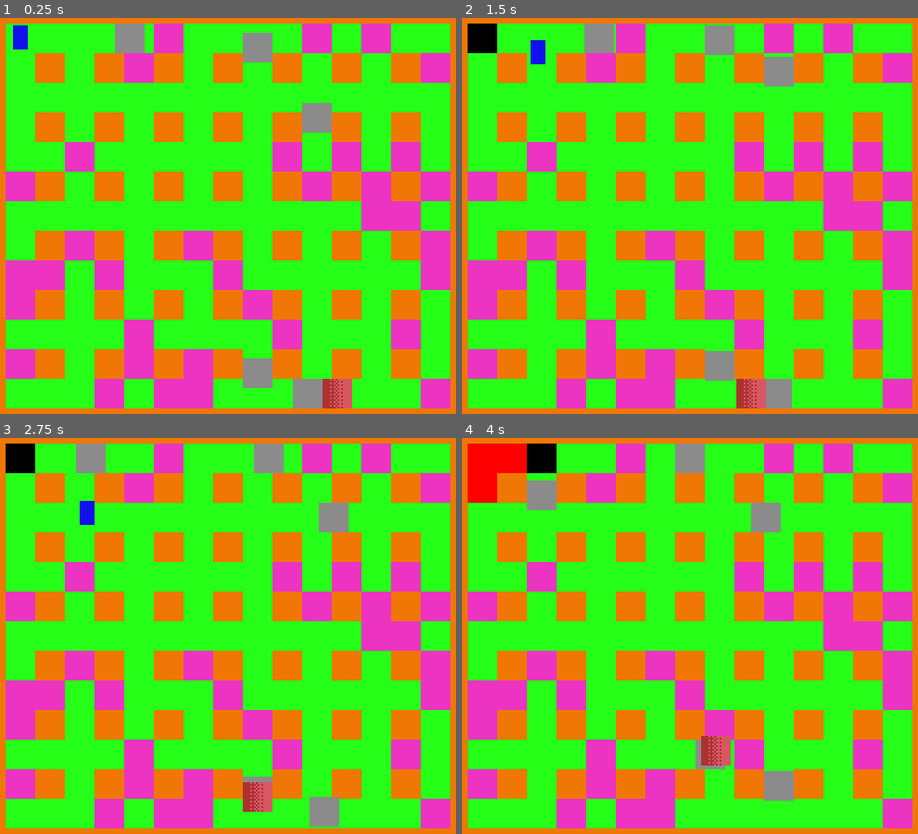
Above: before the commit, frames 1-4 (two rows, left to right).
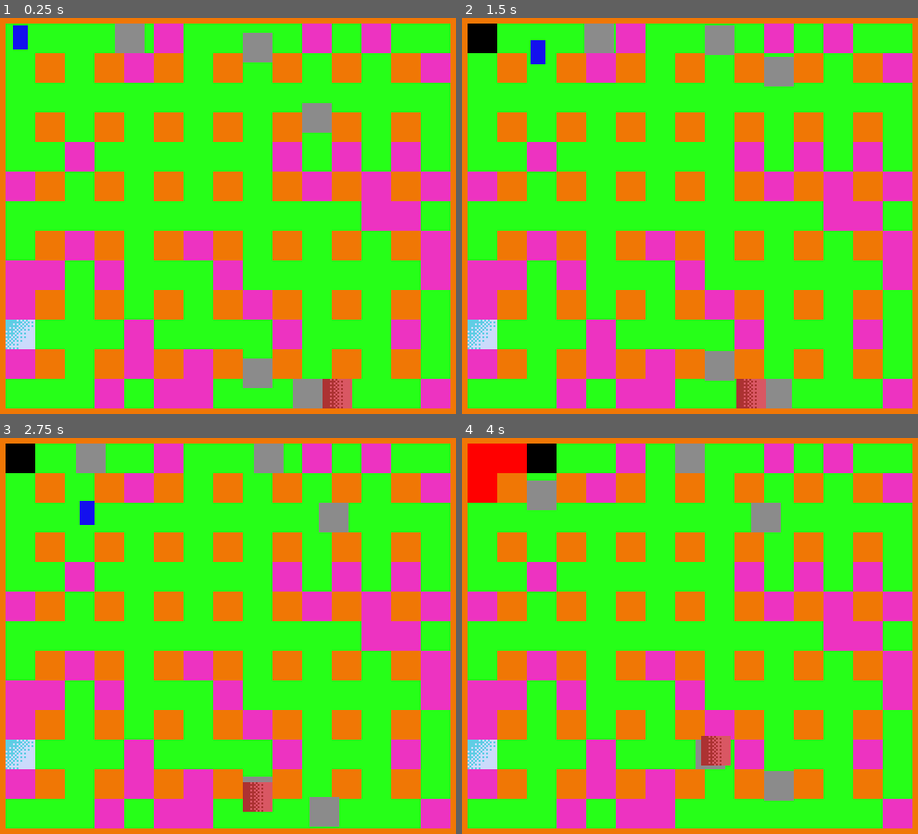
Above: after the commit, the same moments.

Repository: adrianofelix019/bomberman-clone
Game: Godot game, scene res://scenes/main_game.tscn
Same seed, same stepped clock (60 frames per second), same inputs: the game is played once before the commit and once after it.
Inputs:
- Up to frame 1 (0.25 s): no input
- Up to frame 2 (1.5 s): hold Right (ui_right) 0.53-1.28 s; hold K (place_bomb) 0.53-1.28 s; hold Down (ui_down) from 1.28 s (still down); tap K (place_bomb) at 1.35 s
- Up to frame 3 (2.75 s): release Down (ui_down) at 2.03 s; hold Right (ui_right) from 2.03 s (still down); hold K (place_bomb) from 2.03 s (still down)
- Up to frame 4 (4 s): release Right (ui_right) at 2.78 s; release K (place_bomb) at 2.78 s; hold Up (ui_up) 2.78-3.53 s; tap K (place_bomb) at 2.85 s; hold Left (ui_left) from 3.53 s (still down); hold K (place_bomb) from 3.53 s (still down)

The runs differ from the first frame. In frame 1, 0.5% of the frame differs, in the area x 1-8%, y 76-84%; in frame 2, 0.5%; in frame 3, 0.5%; in frame 4, 0.5%.

Commit message:
initial implementation of smart enemy

Diff:
--- /dev/null
+++ b/scenes/smart_enemy.tscn
@@ -0,0 +1,18 @@
+[gd_scene format=3 uid="uid://2cvna8xp2rhu"]
+
+[ext_resource type="Script" uid="uid://xtwje0vswj7k" path="res://scripts/smart_enemy.gd" id="1_8hkkv"]
+[ext_resource type="Texture2D" uid="uid://dkvd3kvgqka52" path="res://assets/temp/smart-enemy.png" id="2_gpm15"]
+
+[sub_resource type="RectangleShape2D" id="RectangleShape2D_ec6vt"]
+size = Vector2(14, 14)
+
+[node name="SmartEnemy" type="CharacterBody2D" unique_id=1574171582]
+collision_layer = 4
+collision_mask = 9
+script = ExtResource("1_8hkkv")
+
+[node name="Sprite2D" type="Sprite2D" parent="." unique_id=1080115286]
+texture = ExtResource("2_gpm15")
+
+[node name="CollisionShape2D" type="CollisionShape2D" parent="." unique_id=804125080]
+shape = SubResource("RectangleShape2D_ec6vt")
--- a/scripts/explosion.gd
+++ b/scripts/explosion.gd
@@ -3,36 +3,19 @@
 
 const RANGE := 2
 const EXPLOSION_SCENE = preload("res://scenes/explosion.tscn")
+const BREAKABLE_SOURCE_ID = 3
 
 @onready var tile_map: GameMap = $"../TileMapLayer"
 
 
 func expand() -> void:
 	var origin = tile_map.local_to_map(position)
-	var directions = [
-		Vector2i.UP,
-		Vector2i.DOWN,
-		Vector2i.LEFT,
-		Vector2i.RIGHT
-	]
+	var explosion_cells := tile_map.get_explosion_cells(origin)
 
-	for direction in directions:
-		expand_explosion(origin, direction)
-
-
-func expand_explosion(origin: Vector2, direction: Vector2) -> void:
-	for i in range(RANGE):
-		var cell := origin + direction * i
-		if is_cell_blocked(cell):
-			break
+	for cell in explosion_cells:
 		create_explosion_at(cell)
-		if tile_map.destroy_breakable_block(cell):
-			break
-
-
-func is_cell_blocked(cell: Vector2i) -> bool:
-	var source_id = tile_map.get_cell_source_id(cell)
-	return source_id == 1
+		if tile_map.get_cell_source_id(cell) == BREAKABLE_SOURCE_ID:
+			tile_map.destroy_breakable_block(cell)
 
 
 func create_explosion_at(cell: Vector2i) -> void:
--- a/scripts/main_game.gd
+++ b/scripts/main_game.gd
@@ -8,6 +8,7 @@
 var bomber_guy_scene := preload("res://scenes/bomber_guy.tscn")
 var enemy_scene := preload("res://scenes/enemy.tscn")
 var bloodthirsty_scene := preload("res://scenes/bloodthirsty.tscn")
+var smart_enemy_scene := preload("res://scenes/smart_enemy.tscn")
 
 const ENEMY_COUNT := 5
 const MIN_ENEMY_DISTANCE := 3
@@ -16,6 +17,7 @@
 func _ready() -> void:
 	spawn_bomber_guy()
 	spawn_enemy()
+	spawn_smart()
 
 
 func spawn_bomber_guy() -> void:
@@ -55,6 +57,17 @@
 	add_child(bloodthirsty)
 
 
+func spawn_smart() -> void:
+	var smart_enemy: CharacterBody2D = smart_enemy_scene.instantiate()
+	var random_cell := get_random_free_cell()
+
+	smart_enemy.global_position = tile_map.to_global(
+		tile_map.map_to_local(random_cell)
+	)
+
+	add_child(smart_enemy)
+
+
 func get_random_free_cell() -> Vector2i:
 	var used_rect = tile_map.get_used_rect()
 	var cell: Vector2i
--- /dev/null
+++ b/scripts/smart_enemy.gd
@@ -0,0 +1,127 @@
+extends CharacterBody2D
+
+
+const SPEED := 20
+const GROUND_SOURCE_ID := 0
+
+@onready var tile_map: TileMapLayer = $"../TileMapLayer"
+@onready var player: CharacterBody2D = $"../BomberGuy"
+
+var current_cell: Vector2i
+var target_cell: Vector2i
+
+
+func _ready():
+	current_cell = tile_map.local_to_map(
+		tile_map.to_local(global_position)
+	)
+
+	target_cell = current_cell
+
+
+func _physics_process(_delta):
+	if current_cell == target_cell:
+		target_cell = choose_next_cell()
+
+	if target_cell != current_cell:
+		var target_position := tile_map.to_global(
+			tile_map.map_to_local(target_cell)
+		)
+
+		velocity = global_position.direction_to(target_position) * SPEED
+
+		move_and_slide()
+
+		if global_position.distance_to(target_position) < 1.0:
+			global_position = target_position
+			current_cell = target_cell
+			velocity = Vector2.ZERO
+
+
+func choose_next_cell() -> Vector2i:
+	if not is_instance_valid(player):
+		return current_cell
+
+	var player_cell := tile_map.local_to_map(
+		tile_map.to_local(player.global_position)
+	)
+
+	var path := find_path(current_cell, player_cell)
+
+	if path.size() > 1:
+		return path[1]
+
+	return current_cell
+
+
+func find_path(start: Vector2i, goal: Vector2i) -> Array[Vector2i]:
+	var queue: Array[Vector2i] = [start]
+
+	var came_from := {}
+	came_from[start] = start
+
+	var directions := [
+		Vector2i.RIGHT,
+		Vector2i.LEFT,
+		Vector2i.UP,
+		Vector2i.DOWN
+	]
+
+	while not queue.is_empty():
+		var current: Vector2i = queue.pop_front()
+
+		if current == goal:
+			break
+
+		for direction in directions:
+			var next: Vector2i = current + direction
+
+			if next in came_from:
+				continue
+
+			if not is_cell_safe(next):
+				continue
+
+			came_from[next] = current
+			queue.append(next)
+
+	if goal not in came_from:
+		return []
+
+	var path: Array[Vector2i] = []
+	var path_cell := goal
+
+	while path_cell != start:
+		path.push_front(path_cell)
+		path_cell = came_from[path_cell]
+
+	path.push_front(start)
+
+	return path
+
+
+func is_cell_safe(cell: Vector2i) -> bool:
+	if tile_map.get_cell_source_id(cell) != GROUND_SOURCE_ID:
+		return false
+
+	if cell_is_in_bomb_explosion(cell):
+		return false
+
+	return true
+
+
+func cell_is_in_bomb_explosion(cell: Vector2i) -> bool:
+	for bomb in get_tree().get_nodes_in_group("bombs"):
+		var bomb_cell := tile_map.local_to_map(
+			tile_map.to_local(bomb.global_position)
+		)
+
+		var explosion_cells = tile_map.get_explosion_cells(bomb_cell)
+
+		if cell in explosion_cells:
+			return true
+	return false
+
+
+func die() -> void:
+	queue_free()
--- a/tile_map_layer.gd
+++ b/tile_map_layer.gd
@@ -4,10 +4,18 @@
 const BREAKABLE_SOURCE_ID := 3
 const GROUND_SOURCE_ID := 0
 const BREAKABLE_TILE := Vector2i(0, 0)
-const UNBREAKABLE_TILES_SOURCE_ID := [0, 1]
+const UNBREAKABLE_TILE_SOURCE_ID := 1
 const MAP_WIDTH := 18
 const MAP_HEIGHT := 16
 const BREAK_AMOUNT := 35
+const DIRECTIONS := [
+	Vector2i.RIGHT,
+	Vector2i.LEFT,
+	Vector2i.UP,
+	Vector2i.DOWN
+]
+
+var explosion_range := 2
 
 
 func _ready() -> void:
@@ -47,7 +55,7 @@
 
 func destroy_breakable_block(cell: Vector2i) -> bool:
 	var source_id := get_cell_source_id(cell)
-	if source_id in UNBREAKABLE_TILES_SOURCE_ID:
+	if source_id == UNBREAKABLE_TILE_SOURCE_ID:
 		return false
 	set_cell(
 		cell,
@@ -55,3 +63,24 @@
 		Vector2i.ZERO
 	)
 	return true
+
+
+func get_explosion_cells(origin: Vector2i) -> Array[Vector2i]:
+	var explosions_cells: Array[Vector2i] = [origin]
+
+	for direction in DIRECTIONS:
+		for i in range(explosion_range):
+			var cell = origin + direction * i
+
+			if is_explosion_blocked(cell):
+				break
+
+			explosions_cells.append(cell)
+
+			if get_cell_source_id(cell) == BREAKABLE_SOURCE_ID:
+				break
+	return explosions_cells
+
+
+func is_explosion_blocked(cell: Vector2i) -> bool:
+	return get_cell_source_id(cell) == UNBREAKABLE_TILE_SOURCE_ID
Binary file added: assets/temp/smart-enemy.png
Not shown, added: assets/temp/smart-enemy.png.import
Not shown, added: scripts/smart_enemy.gd.uid
